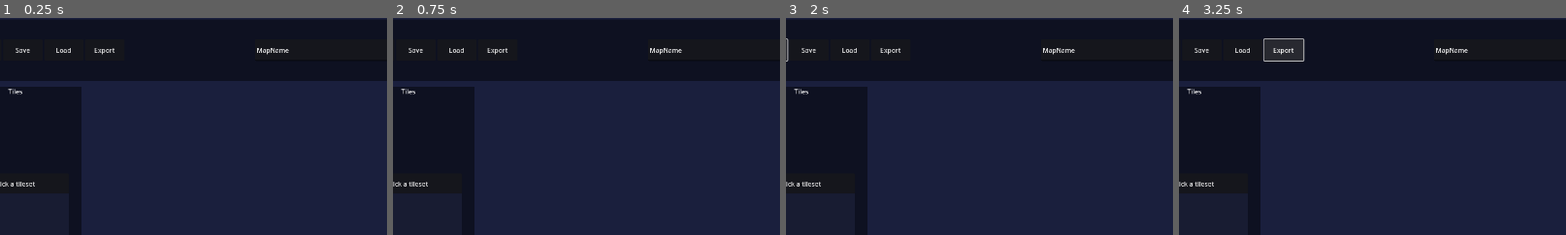
Above: before the commit, frames 1-4 (left to right).
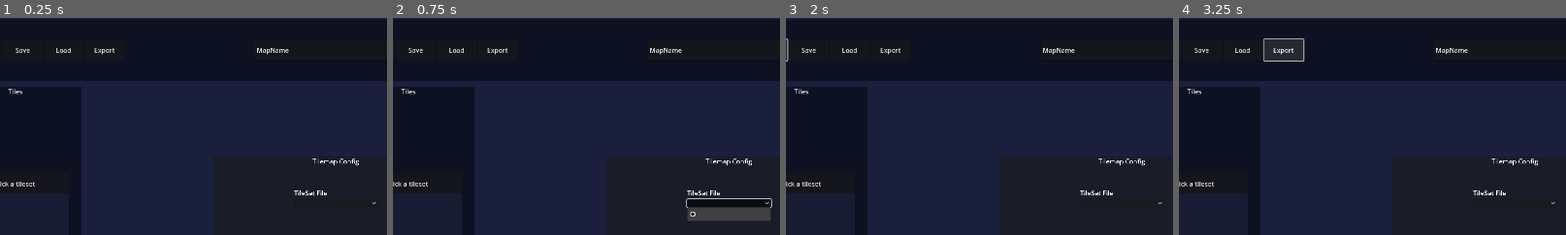
Above: after the commit, the same moments.

Repository: Visnicio/hex-forge
Game: Godot game, scene res://main.tscn
Two runs of this game, one before a commit and one after it. Both use one fixed random seed, a clock stepped at 60 frames per second and the inputs below.
Inputs (mouse positions are % of the whole screen's width and height, from its top left):
- Up to frame 1 (0.25 s): no input
- Up to frame 2 (0.75 s): click (50, 43) at 0.52 s
- Up to frame 3 (2 s): click "New Map" at 1.25 s
- Up to frame 4 (3.25 s): click "New Map" at 2 s; click "Export" at 2.75 s
The pictures show only the part of the screen within x 7-57%, y 0-50%; the shares and areas given below are measured in that part.

The runs differ from the first frame. In frame 1, 1.0% of the frame differs, in the area x 75-98%, y 64-88%; in frame 2, 2.4%, in the area x 75-98%, y 64-94%; in frame 3, 1.0%; in frame 4, 1.0%.

Commit message:
loading tileset backuo

Diff:
--- a/scenes/ui/hex_map_editor/hex_map_editor.tscn
+++ b/scenes/ui/hex_map_editor/hex_map_editor.tscn
@@ -7,6 +7,7 @@
 [ext_resource type="Script" uid="uid://hny0lij6a5dl" path="res://scenes/ui/hex_map_editor/map_data_manager.gd" id="4_u8lkl"]
 [ext_resource type="PackedScene" uid="uid://dwcsyy060sev0" path="res://scenes/entities/world_marker/world_marker.tscn" id="5_erscx"]
 [ext_resource type="Script" uid="uid://5mk43xuibhy0" path="res://scenes/ui/hex_map_editor/markers.gd" id="5_ttthk"]
+[ext_resource type="PackedScene" uid="uid://b36tetv3an26n" path="res://scenes/ui/tileset_picker_modal/tileset_picker_modal.tscn" id="7_11v6s"]
 
 [node name="HexMapEditor" type="Node2D" node_paths=PackedStringArray("tileset_picker_button", "tileset_picker", "tiles_ …(231 unchanged characters)…
 script = ExtResource("1_ov8ee")
@@ -326,6 +327,8 @@
 grow_vertical = 0
 text = "Close"
 
+[node name="TileSetPickerModal" parent="CanvasLayer" instance=ExtResource("7_11v6s")]
+
 [node name="MainBackground" type="ColorRect" parent="."]
 anchors_preset = 15
 anchor_right = 1.0
--- /dev/null
+++ b/scenes/ui/tileset_picker_modal/tileset_picker_modal.gd
@@ -0,0 +1,52 @@
+## This node is responsible for handling tilesets and maps for the mapping tool.
+## It reads from first-party tilesets already preconfigured in the res:// folder but also
+## reads custom tilesets configs from user://
+class_name TileSetPickerModal extends Control
+
+signal config_changed
+var tilesets: Dictionary[String, Dictionary] = {}
+
+@export var tileset_picker: OptionButton
+
+func _ready() -> void:
+	load_first_party_tilesets()
+
+	for tileset_name in tilesets.keys():
+		tileset_picker.add_item(tileset_name)
+
+
+func load_first_party_tilesets() -> void:
+	var items: Array[Resource] = []
+
+	var tilesets_dir: String = "res://resources/tilesets"
+	var dir = DirAccess.open(tilesets_dir)
+	if not dir:
+		push_error("Could not find tilesets dir")
+
+	dir.list_dir_begin()
+	var file_name = dir.get_next()
+	while file_name != "": # while theres a file
+		if !file_name.begins_with(".") and !file_name.ends_with(".import"): # if not a random import
+			var full_path = tilesets_dir + "/" + file_name
+
+			# Remove .remap extension if present
+			if full_path.ends_with(".remap"):
+				full_path = full_path.substr(0, full_path.length() - 6)
+
+			if ResourceLoader.exists(full_path):
+				var res = ResourceLoader.load(full_path)
+				if res:
+					items.append(res)
+				else:
+					push_error("Failed to load resource: ", full_path)
+			else:
+				push_error("Resource does not exist: ", full_path)
+		file_name = dir.get_next()
+	dir.list_dir_end()
+
+	for resource: Resource in items:
+		if resource is TileSet:
+			tilesets[resource.resource_name] = {
+				"resource": resource,
+				"path": resource.resource_path
+			}
--- /dev/null
+++ b/scenes/ui/tileset_picker_modal/tileset_picker_modal.tscn
@@ -0,0 +1,55 @@
+[gd_scene load_steps=2 format=3 uid="uid://b36tetv3an26n"]
+
+[ext_resource type="Script" uid="uid://c561ar0ebo81v" path="res://scenes/ui/tileset_picker_modal/tileset_picker_modal.gd" id="1_7qfwj"]
+
+[node name="TileSetPickerModal" type="Control" node_paths=PackedStringArray("tileset_picker")]
+layout_mode = 3
+anchor_left = 0.34166667
+anchor_top = 0.31851852
+anchor_right = 0.65833336
+anchor_bottom = 0.6814815
+grow_horizontal = 2
+grow_vertical = 2
+script = ExtResource("1_7qfwj")
+tileset_picker = NodePath("Select/TilesetPicker")
+metadata/_edit_use_anchors_ = true
+
+[node name="BG" type="Panel" parent="."]
+layout_mode = 1
+anchors_preset = 15
+anchor_right = 1.0
+anchor_bottom = 1.0
+grow_horizontal = 2
+grow_vertical = 2
+
+[node name="Title" type="Label" parent="."]
+layout_mode = 1
+anchors_preset = -1
+anchor_left = 0.011513158
+anchor_right = 0.9884868
+anchor_bottom = 0.05867347
+grow_horizontal = 2
+text = "Tilemap Config"
+horizontal_alignment = 1
+metadata/_edit_use_anchors_ = true
+
+[node name="Select" type="VBoxContainer" parent="."]
+layout_mode = 1
+anchors_preset = -1
+anchor_left = 0.3289474
+anchor_top = 0.2015306
+anchor_right = 0.67105263
+anchor_bottom = 0.34948984
+offset_left = -1.5258789e-05
+offset_bottom = -1.5258789e-05
+grow_horizontal = 2
+grow_vertical = 2
+metadata/_edit_group_ = true
+metadata/_edit_use_anchors_ = true
+
+[node name="Title" type="Label" parent="Select"]
+layout_mode = 2
+text = "TileSet File"
+
+[node name="TilesetPicker" type="OptionButton" parent="Select"]
+layout_mode = 2
Not shown: 1 places in scenes/ui/hex_map_editor/hex_map_editor.tscn that only renumber resources
Not shown, added: scenes/ui/tileset_picker_modal/tileset_picker_modal.gd.uid
